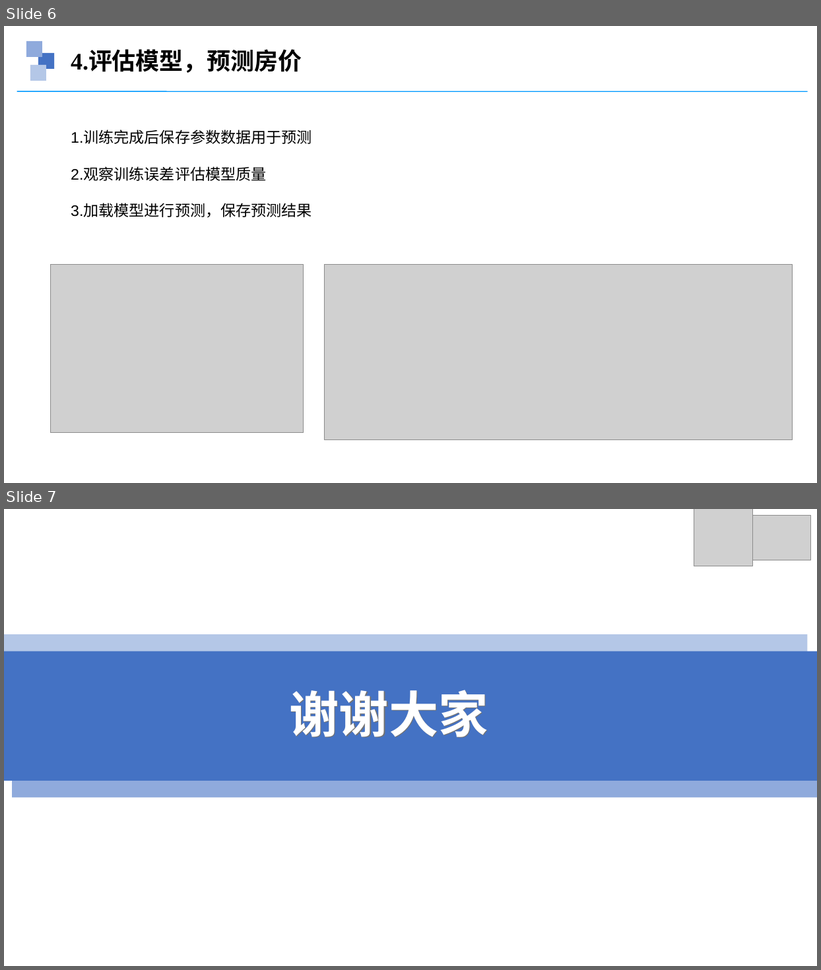
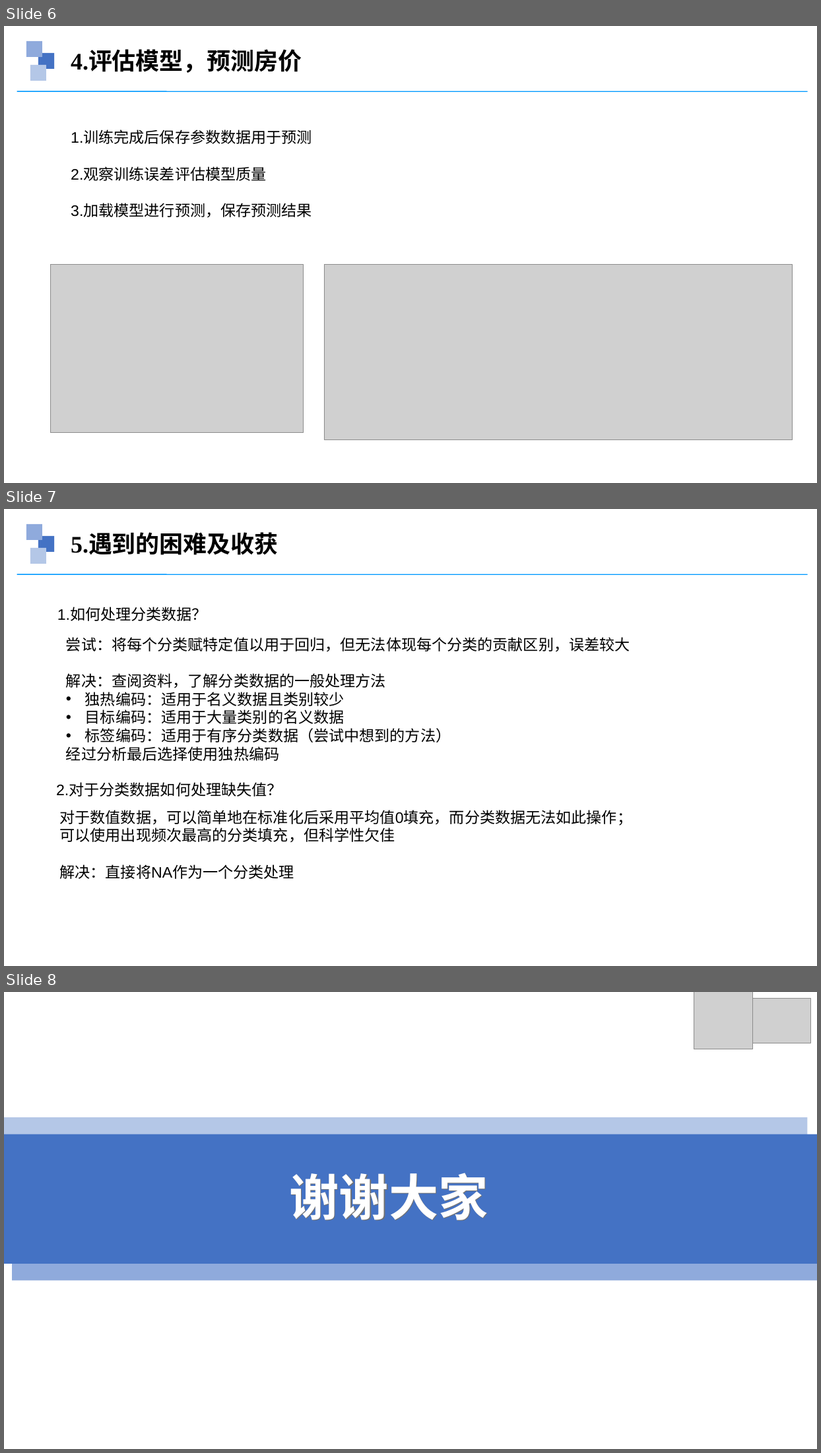
Before and after one commit to ericli829/learn, a slide deck: house_price_prediction.pptx. Shown one above the other, each under a label of ours: slides 6 and 7 before the commit, slides 6, 7 and 8 after it. The pictures are 821x970 and 821x1453 pixels, drawn with LibreOffice and Linux fonts; fonts in the diff are those of the drawing; grey boxes stand for pictures; background and template pictures are left out. Boxes give left, top, right and bottom in pixels: in the first picture for what was removed or moved away, otherwise in the second. Text is boxed around its words. In the diff, an @@ line names an element or a change of style, - is before the commit and + after.

Commit message:
prdictions and ppt

```diff
--- a/house_price_prediction.pptx
+++ b/house_price_prediction.pptx
@@ slide 7 added at <box>4,509,817,966</box>, background #FFFFFF; not listed: 4 template elements that a slide beside it also shows @@
@@ text added at <box>71,535,278,555</box>, 28 pt, text #000000, bold @@
+5.遇到的困难及收获
@@ text added at <box>57,608,207,621</box>, 18 pt, text #000000 @@
+1.如何处理分类数据？
@@ text added at <box>66,637,630,761</box>, 18 pt, text #000000 @@
+尝试：将每个分类赋特定值以用于回归，但无法体现每个分类的贡献区别，误差较大
+解决：查阅资料，了解分类数据的一般处理方法
+• 独热编码：适用于名义数据且类别较少
+• 目标编码：适用于大量类别的名义数据
+• 标签编码：适用于有序分类数据（尝试中想到的方法）
+经过分析最后选择使用独热编码
@@ text added at <box>56,784,283,797</box>, 18 pt, text #000000 @@
+2.对于分类数据如何处理缺失值？
@@ text added at <box>60,810,633,879</box>, 18 pt, text #000000 @@
+对于数值数据，可以简单地在标准化后采用平均值0填充，而分类数据无法如此操作；可以使用出现频次最高的分类填充，但科学性欠佳
+解决：直接将NA作为一个分类处理
@@ what was slide 7 is now slide 8 @@
```
Also in this commit, not shown: 1 other file.
